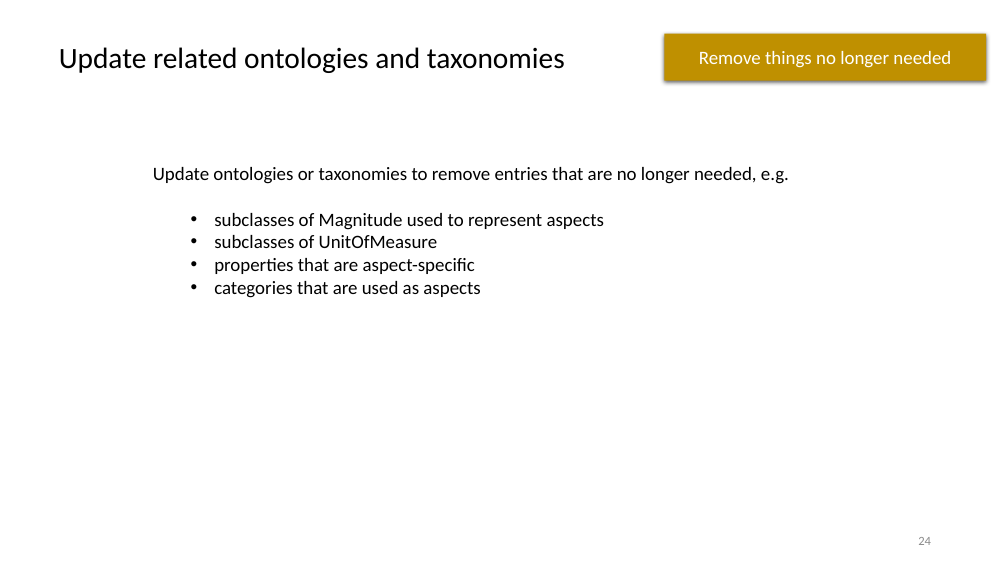
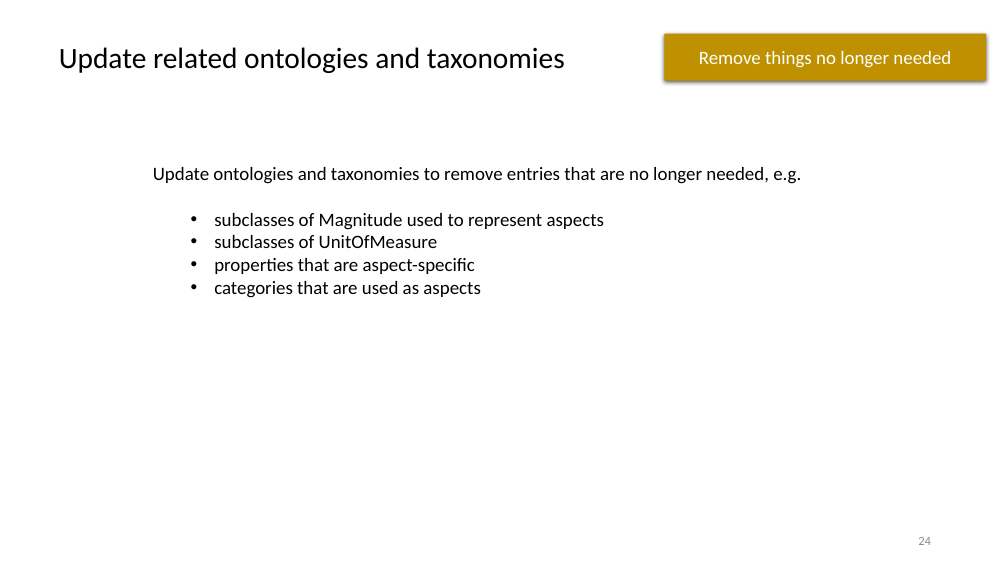
Before and after one commit to semanticarts/gist, a slide deck: slide 24 of migration/v13.0/uomDataConversion.pptx. Drawn at 1008x567 pixels with LibreOffice and Linux fonts; fonts in the diff are those of the drawing. Boxes give left, top, right and bottom in pixels: in the first picture for what was removed or moved away, otherwise in the second. Text is boxed around its words. In the diff, an @@ line names an element or a change of style, - is before the commit and + after.

```diff
--- a/migration/v13.0/uomDataConversion.pptx
+++ b/migration/v13.0/uomDataConversion.pptx
@@ text at [153, 167, 801, 184]: text changed @@
-Update ontologies or taxonomies to remove entries that are no longer needed, e.g.
+Update ontologies and taxonomies to remove entries that are no longer needed, e.g.
```
Also in this commit, not shown: 11 other slides changed.
